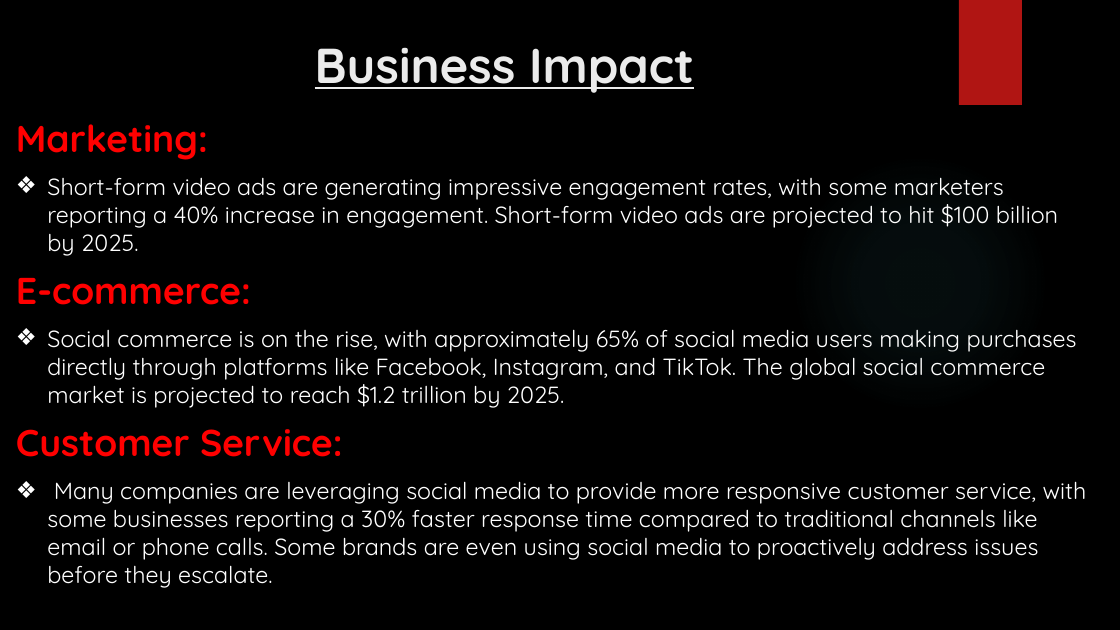
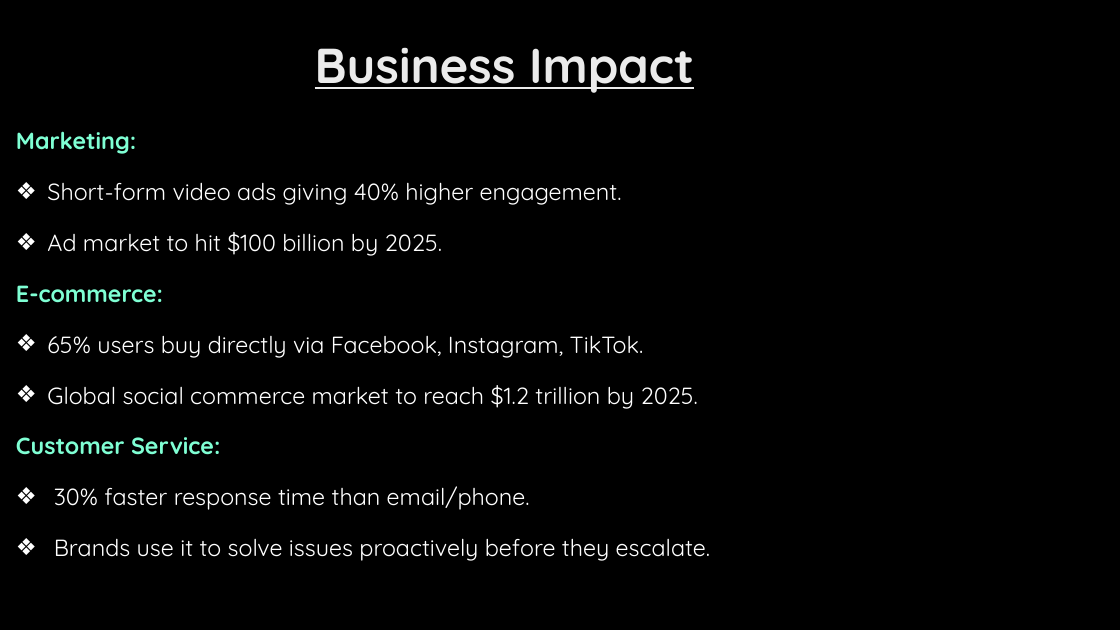
Before and after one commit to hg301240-maker/Social-Media-Usage-Trends-in-2025, a slide deck: slide 8 of PowerPoint Project.pptx. Drawn at 1120x630 pixels with LibreOffice and Linux fonts; fonts in the diff are those of the drawing; background and template pictures are left out. Boxes give left, top, right and bottom in pixels: in the first picture for what was removed or moved away, otherwise in the second. Text is boxed around its words. In the diff, an @@ line names an element or a change of style, - is before the commit and + after.

```diff
--- a/PowerPoint Project.pptx
+++ b/PowerPoint Project.pptx
@@ rectangle removed at [959,0,1022,105] @@
@@ text at [16,131,220,455]: size 32 to 20 pt, text colour #FF0000 to #7FFFD4 in "Marketing:", "E-commerce:", "Customer Service:"; line spacing 1 to 1.4 @@
@@ ellipse removed at [791,154,1049,413] @@
@@ text at [47,182,622,256]: text changed @@
-❖ Short-form video ads are generating impressive engagement rates, with some marketers reporting a 40% increase in engagement. Short-form video ads are projected to hit $100 billion by 2025.
+❖ Short-form video ads giving 40% higher engagement.
+❖ Ad market to hit $100 billion by 2025.
@@ text at [47,335,698,409]: text changed @@
-❖ Social commerce is on the rise, with approximately 65% of social media users making purchases directly through platforms like Facebook, Instagram, and TikTok. The global social commerce market is projected to reach $1.2 trillion by 2025.
+❖ 65% users buy directly via Facebook, Instagram, TikTok.
+❖ Global social commerce market to reach $1.2 trillion by 2025.
@@ text at [54,486,710,561]: text changed @@
-❖ Many companies are leveraging social media to provide more responsive customer service, with some businesses reporting a 30% faster response time compared to traditional channels like email or phone calls. Some brands are even using social media to proactively address issues before they escalate.
+❖ 30% faster response time than email/phone.
+❖ Brands use it to solve issues proactively before they escalate.
```
Also in this commit, not shown: 12 other slides changed.
